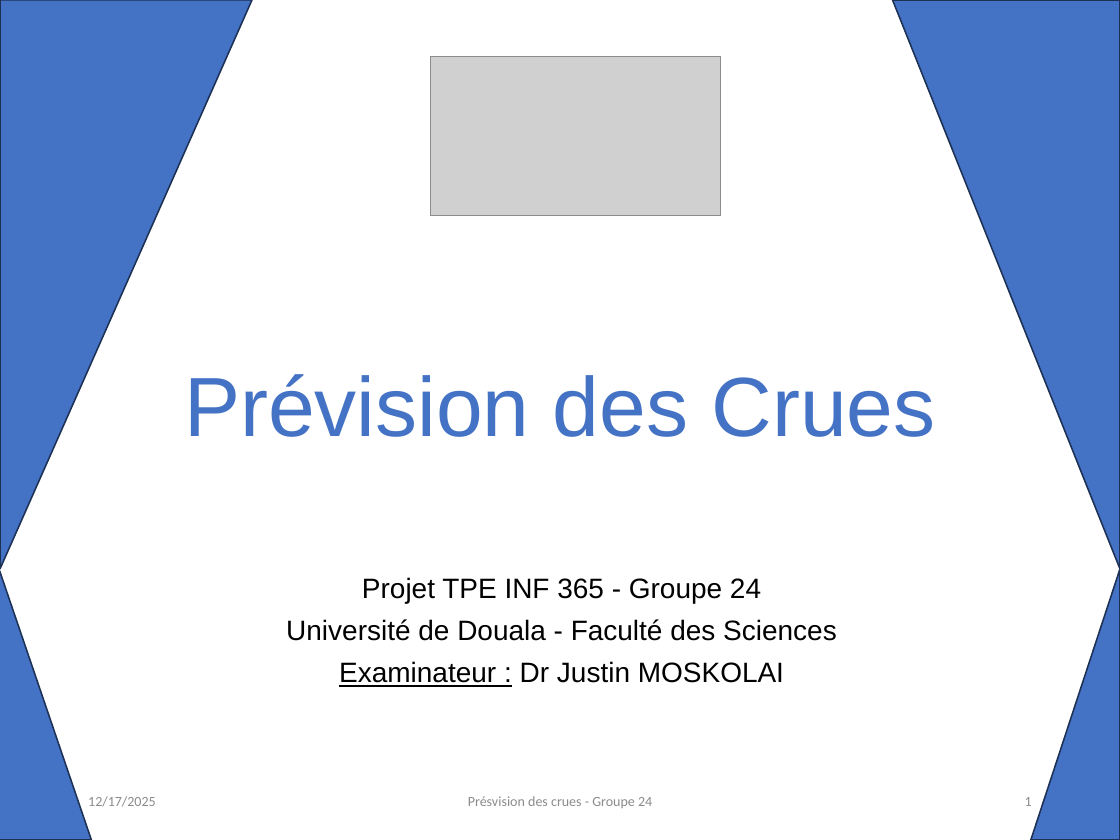
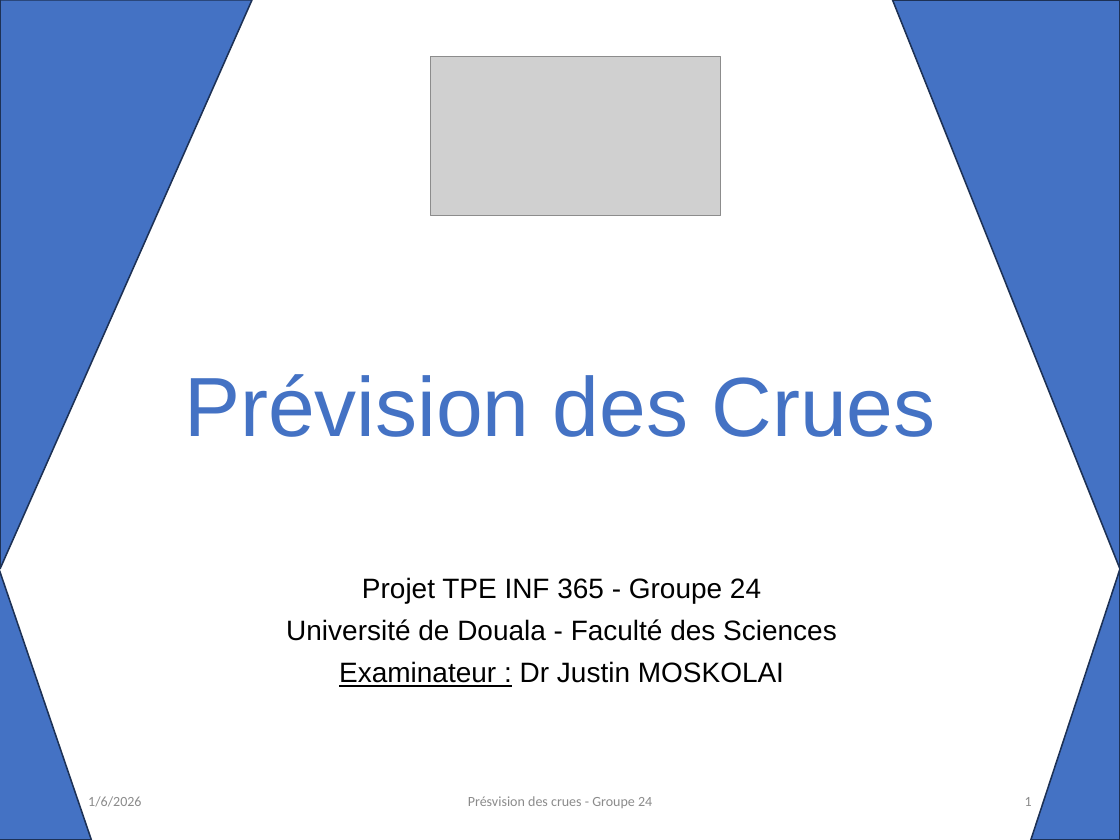
Before and after one commit to Melvins45/TPE-INF-365---Prevision-des-crues, a slide deck: slide 1 of presentation_projet final.pptx. Drawn at 1120x840 pixels with LibreOffice and Linux fonts; fonts in the diff are those of the drawing; grey boxes stand for pictures. Boxes give left, top, right and bottom in pixels: in the first picture for what was removed or moved away, otherwise in the second. Text is boxed around its words. In the diff, an @@ line names an element or a change of style, - is before the commit and + after.

```diff
--- a/presentation_projet final.pptx
+++ b/presentation_projet final.pptx
@@ text at (88,796,141,807): text changed @@
-12/17/2025
+1/6/2026
```
Also in this commit, not shown: 7 other slides changed, 32 other files.
